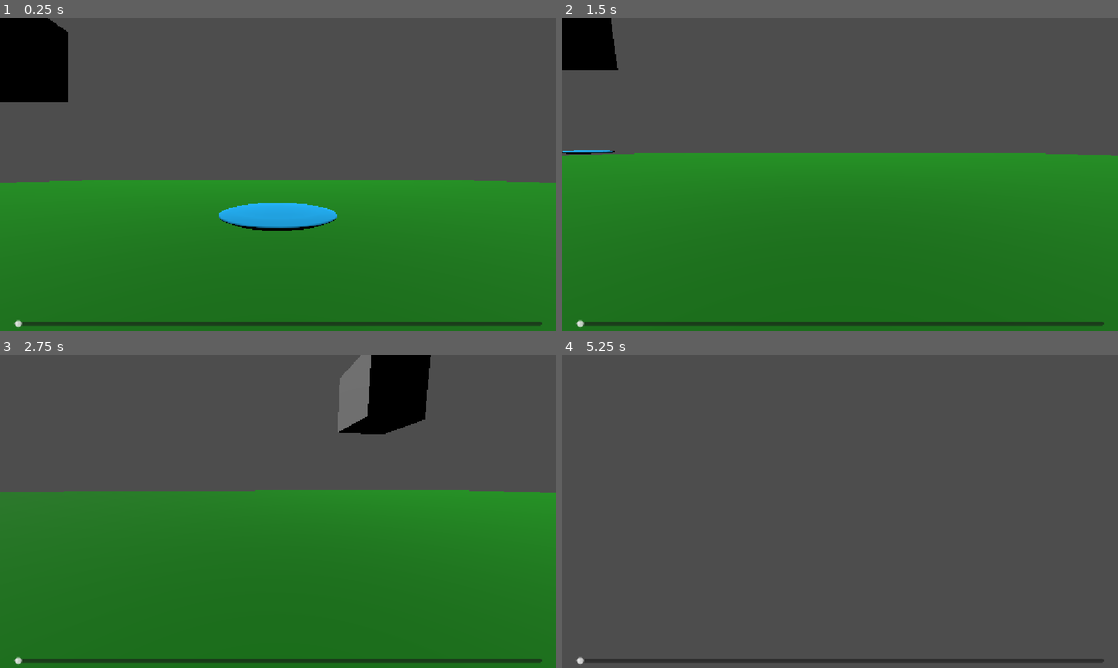
Above: before the commit, frames 1-4 (two rows, left to right).
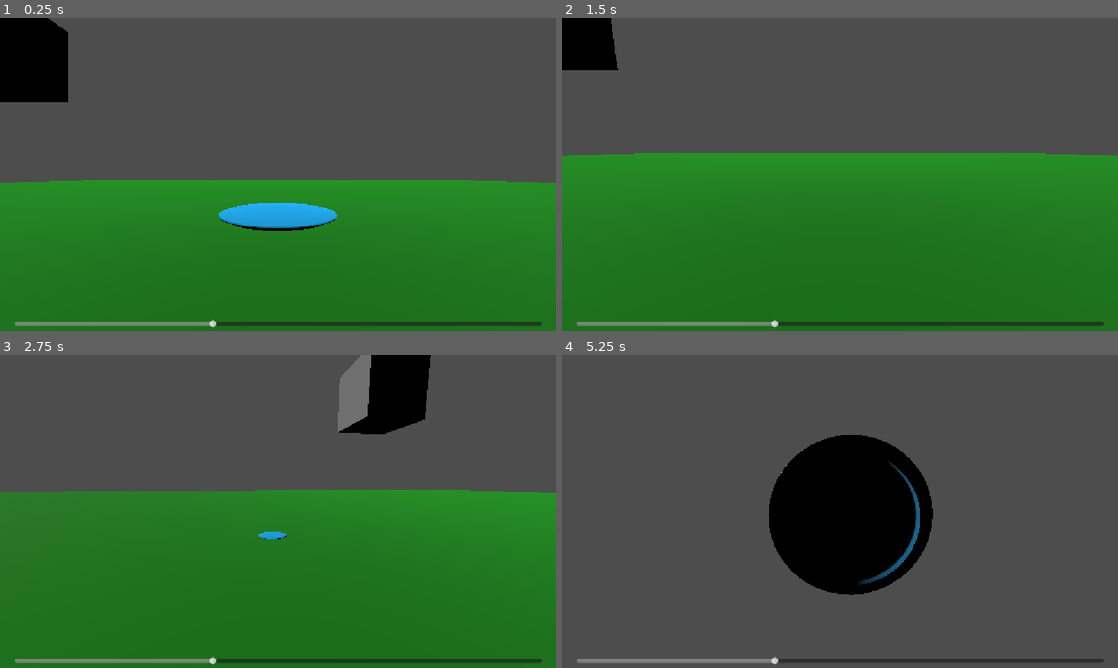
Above: after the commit, the same moments.

Repository: PastarDev/godot-disc-golf
Game: Godot game, scene res://main.tscn
Two runs of this game, one before a commit and one after it. Both use one fixed random seed, a clock stepped at 60 frames per second and the inputs below.
Inputs (mouse positions are in pixels of both pictures, inside the frame that each line leads up to):
- Up to frame 1 (0.25 s): no input
- Up to frame 2 (1.5 s): tap Enter at 0.5 s; move the mouse to (962, 158) at 0.52 s; press the mouse at (962, 158) at 0.53 s; tap Space at 1.25 s; move the mouse to (728, 190) at 1.27 s; release the mouse at (728, 190) at 1.28 s; tap S (cam_down) at 1.35 s
- Up to frame 3 (2.75 s): click (166, 527) at 1.55 s; tap Enter at 2 s; move the mouse to (333, 442) at 2.02 s; hold A (cam_left) from 2.03 s (still down); click (333, 442) at 2.3 s
- Up to frame 4 (5.25 s): move the mouse to (812, 574) at 2.77 s; release A (cam_left) at 2.78 s; tap D (cam_right) at 2.85 s; click (812, 574) at 3.05 s; tap Space at 3.5 s; move the mouse to (1006, 558) at 3.52 s; hold W (cam_up) 3.53-4.28 s; click (1006, 558) at 3.8 s; move the mouse to (673, 464) at 4.27 s; click (673, 464) at 4.35 s; tap Enter at 5 s; move the mouse to (867, 511) at 5.02 s; press the mouse at (867, 511) at 5.03 s; tap E (hold_disc) at 5.1 s

The runs differ from the first frame. In frame 1, 0.5% of the frame differs, in the area x 2-39%, y 96-100%; in frame 2, 0.6%; in frame 3, 0.6%; in frame 4, 12%, in the area x 2-67%, y 25-100%.

Commit message:
improved drag throwing
now when you drag to throw, the power is modified according to how fast the drag was

Diff:
--- a/holdDisc.gd
+++ b/holdDisc.gd
@@ -4,6 +4,7 @@
 @export var distance_in_front: float = 2.0
 @export var follow_strength: float = 50.0
 @export var throw_power: float = 80
+var delayed_drag = []
 var is_holding: bool = true
 var hold_disabled: bool = false
 
@@ -47,12 +48,16 @@
 		if not hold_disabled:
 			var cam_transform = camera.global_transform
 			is_holding = false
-
+			var drag_distance = delayed_drag[0] - delayed_drag[4]
 			gravity_scale = 1
 			var direction_offset = -cam_transform.basis.x*0.65 + (cam_transform.basis.x * mouse_pos.x / 900)
 			var direction = -camera.global_transform.basis.z + camera.global_transform.basis.y / 30 + direction_offset
 			direction.y += 0.2
-			apply_central_impulse(direction.normalized() * throw_power/3)
+			linear_velocity *= 0.5
+			if -drag_distance.y / 1000 < 0.1:
+				apply_central_impulse(direction.normalized() * throw_power/3 * (-drag_distance.y / 1000))
+			else:
+				apply_central_impulse(direction.normalized() * throw_power/3 * ((-drag_distance.y / 1000) + 1) / 2)
 		else:
 			hold_disabled = false
 			is_holding = true
@@ -66,3 +71,12 @@
 		constant_force = Vector3 (0, 0, 0)
 		is_holding = not is_holding
 		hold_disabled = false
+
+	if not is_holding:
+		hold_disabled = false
+
+func _on_drag_timer_timeout() -> void:
+	var mouse_pos = get_viewport().get_mouse_position()
+	delayed_drag.push_front(mouse_pos)
+	while len(delayed_drag) >= 6:
+		delayed_drag.remove_at(-1)
--- a/main.tscn
+++ b/main.tscn
@@ -35,6 +35,7 @@
 script = ExtResource("3_1bvp3")
 camera = NodePath("../player/Camera3D")
 distance_in_front = 1.5
+throw_power = 30.0
 
 [node name="MeshInstance3D" parent="." unique_id=1092041770 instance=ExtResource("2_h2yge")]
 
@@ -46,10 +47,16 @@
 offset_right = 1123.0
 offset_bottom = 665.0
 max_value = 80.0
+value = 30.0
 script = ExtResource("5_lquwl")
 disc = NodePath("../../Disc")
 
+[node name="drag_timer" type="Timer" parent="." unique_id=1012396586]
+wait_time = 0.05
+autostart = true
+
 [connection signal="value_changed" from="CanvasLayer/HSlider" to="CanvasLayer/HSlider" method="_on_value_changed"]
+[connection signal="timeout" from="drag_timer" to="Disc" method="_on_drag_timer_timeout"]
 
 [editable path="player"]
 [editable path="Disc"]
